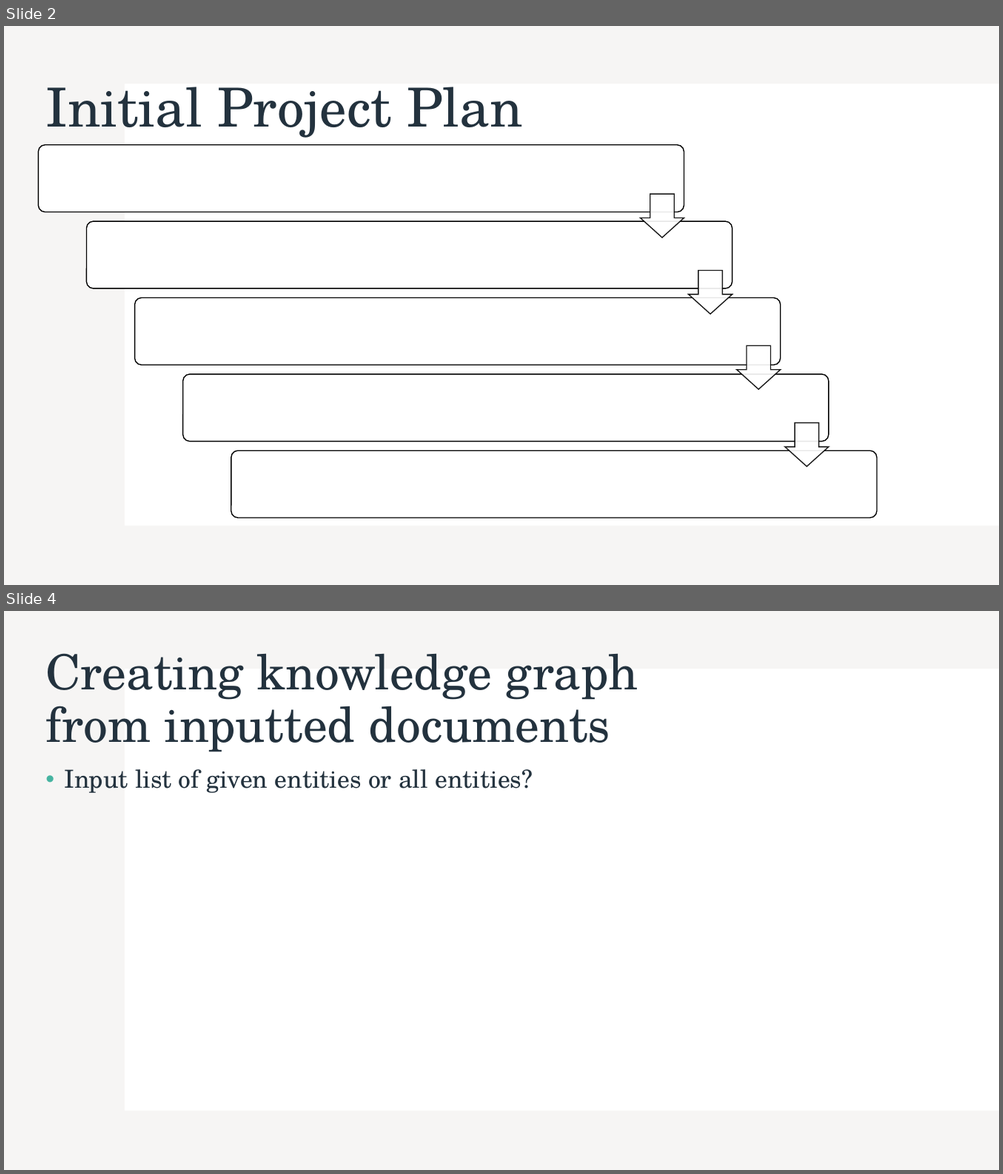
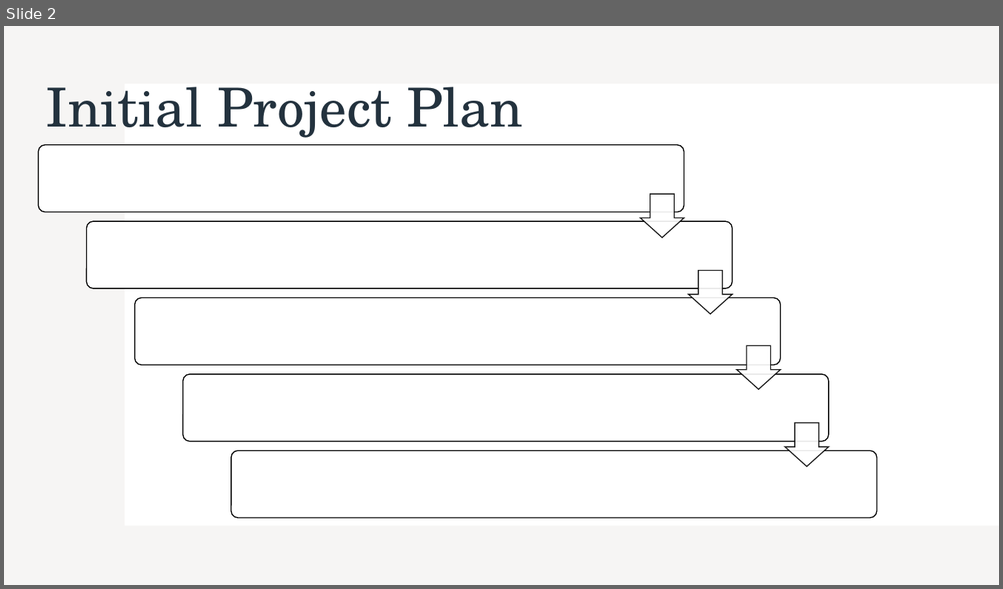
Before and after one commit to lewisponsonby/L4-Project, a slide deck: meetings/meeting-1.pptx. Shown one above the other, each under a label of ours: slides 2 and 4 before the commit, slide 2 after it; the slides between them are not shown. The pictures are 1003x1174 and 1003x589 pixels, drawn with LibreOffice and Linux fonts; fonts in the diff are those of the drawing. Boxes give left, top, right and bottom in pixels: in the first picture for what was removed or moved away, otherwise in the second. Text is boxed around its words. In the diff, an @@ line names an element or a change of style, - is before the commit and + after.

```diff
--- a/meetings/meeting-1.pptx
+++ b/meetings/meeting-1.pptx
@@ slide 4 removed at box(4, 611, 999, 1170), background #FFFFFF; not listed: 2 template elements that a slide beside it also shows @@
@@ title removed at box(45, 653, 638, 752) @@
-Creating knowledge graph from inputted documents
@@ text removed at box(65, 769, 532, 793) @@
-• Input list of given entities or all entities?
```
Also in this commit, not shown: 1 slide changed, 6 slides added, 1 other slide removed, 2 other files.
